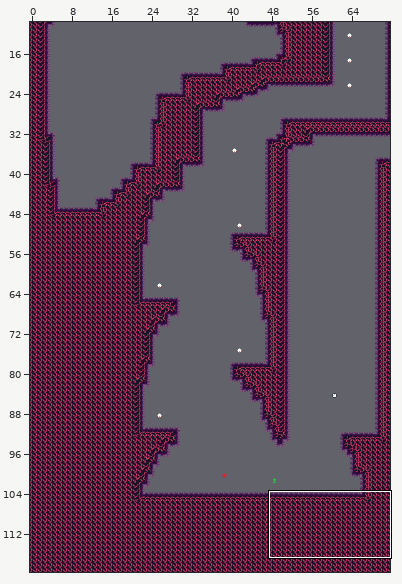
Tiled map (JSON) -- assets/world/room/fire1a.json. The picture above shows the old version from afar; the outline marks the close-up.
Close-up. As it was:
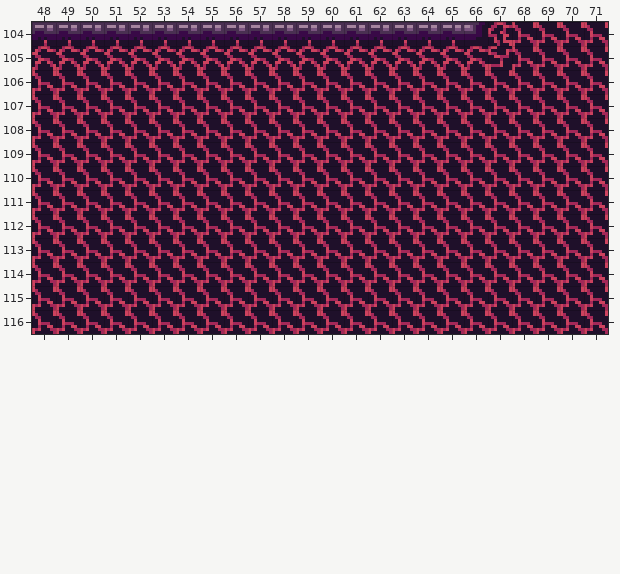
Cells are 8x8 px. Shown: x 48..71, y 104..116. The commit also changed other parts of the map, which this record leaves out.
After:
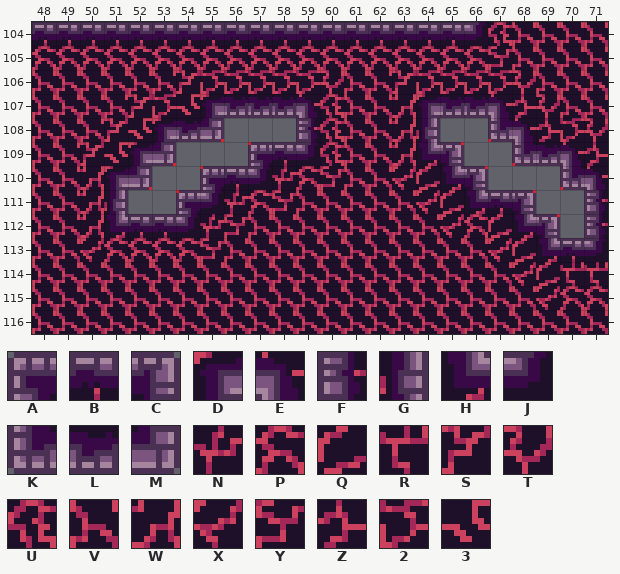
Key: from "fire": A 0, B 1, C 2, D 3, E 4, F 13, G 15, H 16, J 17, K 26, L 27, M 28, N 49, P 50, Q 51, R 59, S 60, T 61, U 62, V 63, W 64, X 73, Y 74, Z 75, 2 76, 3 77.
_ is an empty cell.
Tiles replaced or removed in this view: V.
The exact change:
Changed rows in their new state; . is an unchanged cell.
Layer "draft":
first column x 52:
108 ....___......__....
109 ..___.........__...
110 .__............___.
111 __...............__
112 .................._
Layer "map":
first column x 50:
106 ....S22222T..S2222T...
107 ..S23DLLLEU..WDLLEZT..
108 .S3DLM___FU..WG__KEZ2T
109 S3DM___ABJU..WHC__KLEZ
110 WDM__ABJNPY..XQHC___KE
111 WG__AJNPY.....XQHBC__F
112 WHBBJNY........XPQHC_F
113 XPPPPY...........XQHBJ
114 ..................XQRR
115 ...................XPP
